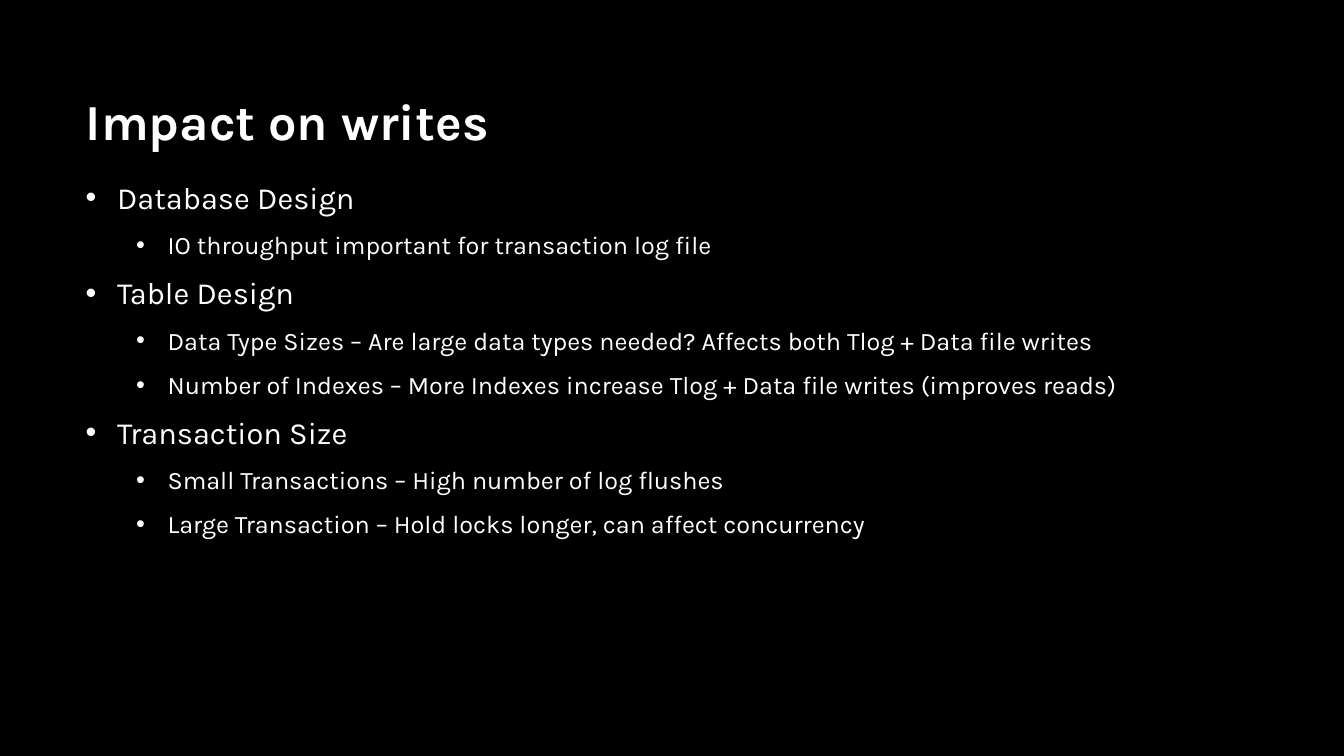
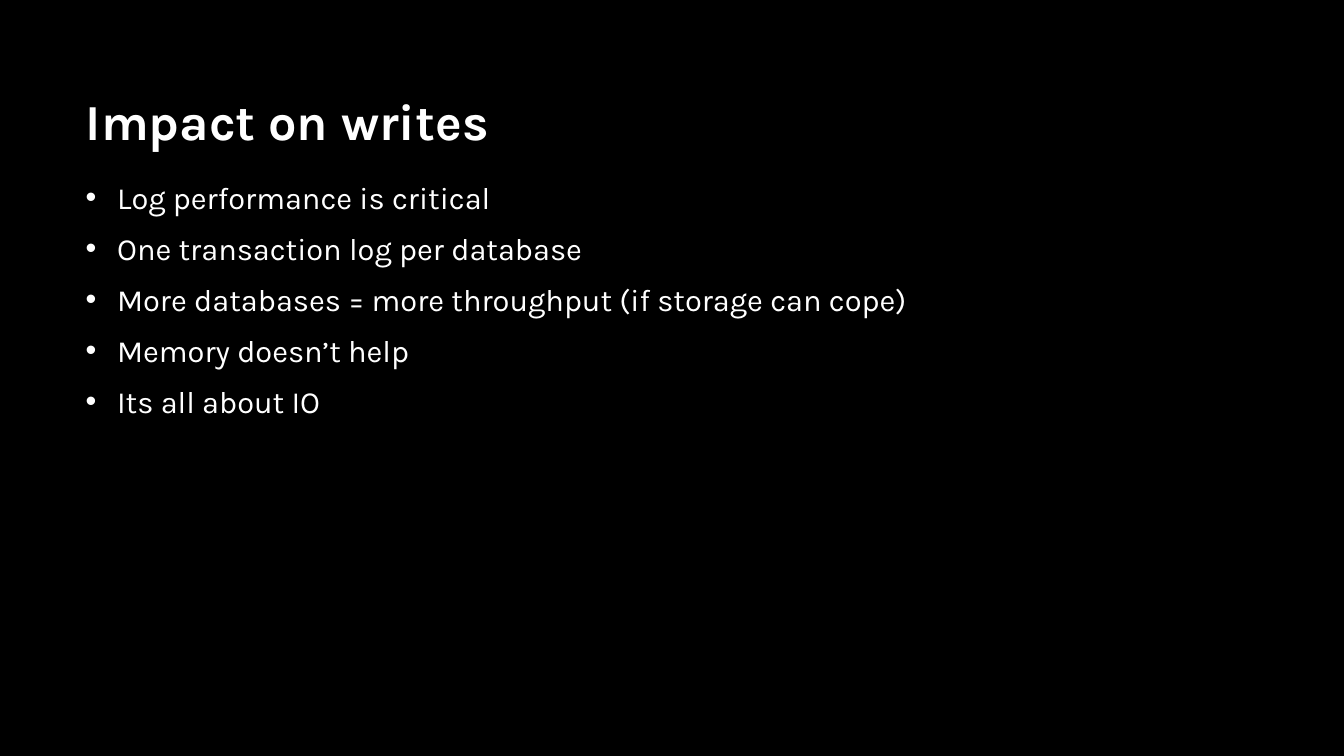
Before and after one commit to sabinio/SQLTraining, a slide deck: slide 37 of Slides/1. Logging.pptx (slide 35 before the commit). Drawn at 1344x756 pixels with LibreOffice and Linux fonts; fonts in the diff are those of the drawing; background and template pictures are left out. Boxes give left, top, right and bottom in pixels: in the first picture for what was removed or moved away, otherwise in the second. Text is boxed around its words. In the diff, an @@ line names an element or a change of style, - is before the commit and + after.

```diff
--- a/Slides/1. Logging.pptx
+++ b/Slides/1. Logging.pptx
@@ text at (117, 187, 906, 414): text changed; size 18 to 22 pt @@
-• Database Design
-  • IO throughput important for transaction log file
-• Table Design
-  • Data Type Sizes – Are large data types needed? Affects both Tlog + Data file writes
-  • Number of Indexes – More Indexes increase Tlog + Data file writes (improves reads)
-• Transaction Size
-  • Small Transactions – High number of log flushes
-  • Large Transaction – Hold locks longer, can affect concurrency
+• Log performance is critical
+• One transaction log per database
+• More databases = more throughput (if storage can cope)
+• Memory doesn’t help
+• Its all about IO
```
Also in this commit, not shown: 4 other slides changed, 6 slides added, 1 other file.
